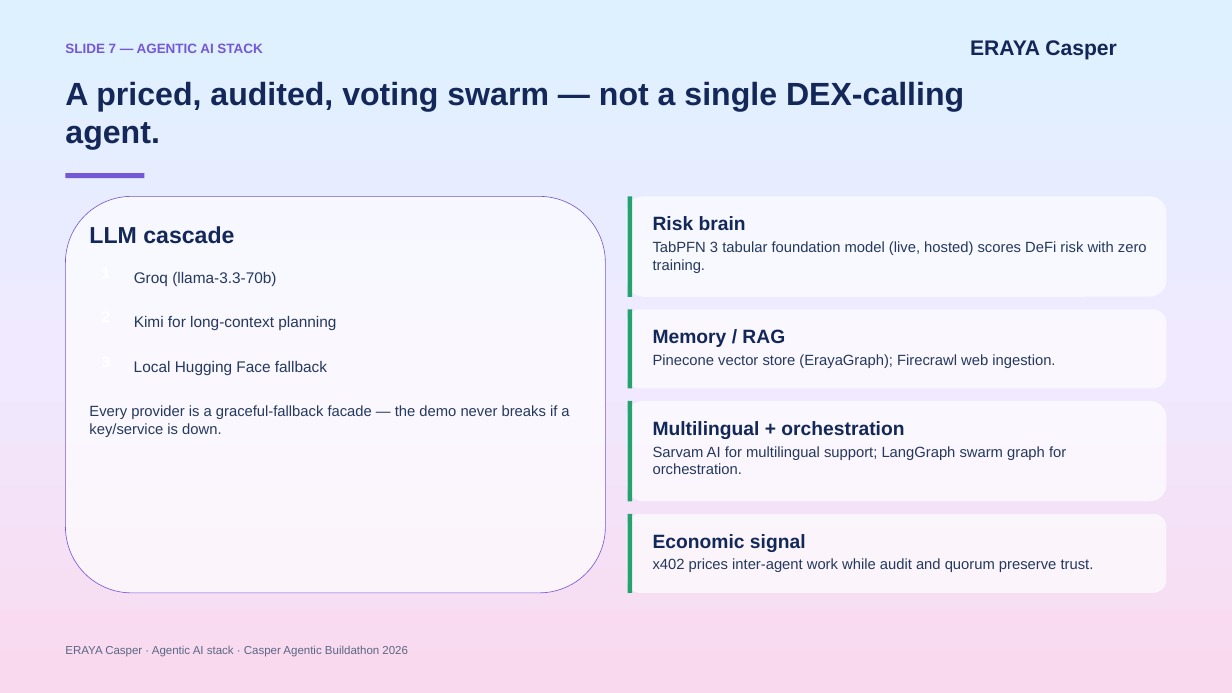
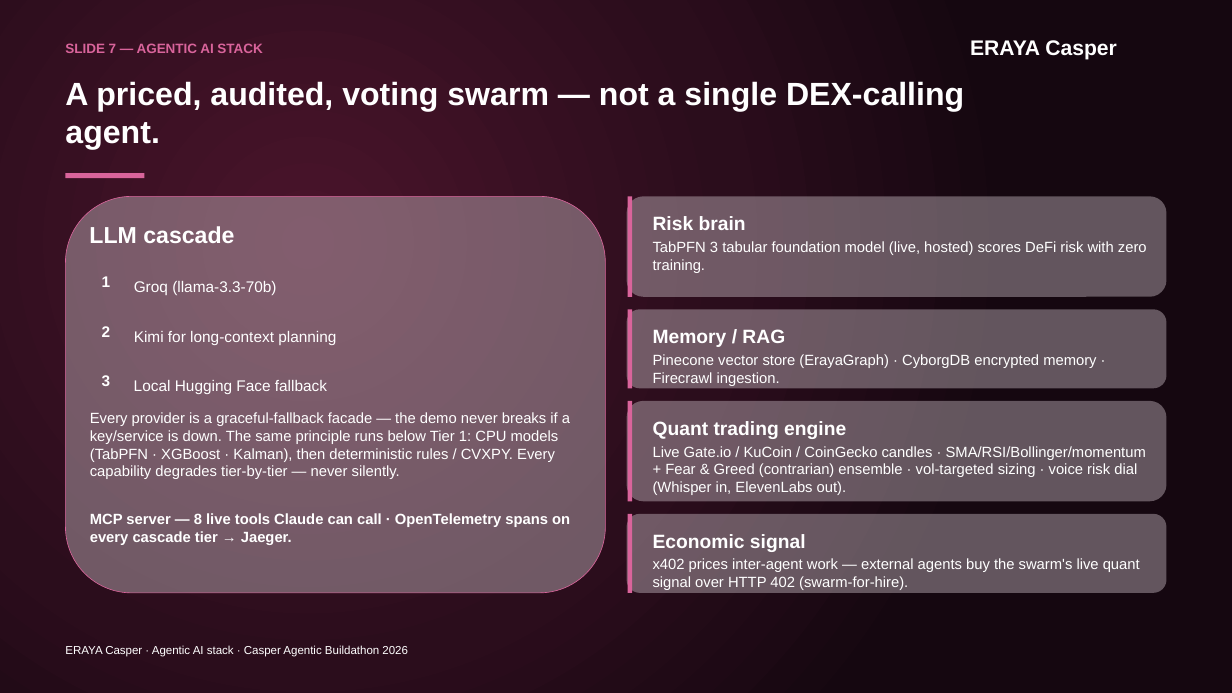
Before and after one commit to martian3062/eraya_microsoft, a slide deck: slide 7 of eraya.pptx. Drawn at 1232x693 pixels with LibreOffice and Linux fonts; fonts in the diff are those of the drawing. Boxes give left, top, right and bottom in pixels: in the first picture for what was removed or moved away, otherwise in the second. Text is boxed around its words. In the diff, an @@ line names an element or a change of style, - is before the commit and + after.

```diff
--- a/eraya.pptx
+++ b/eraya.pptx
@@ background gradient #DDF1FF to #F0E9FF to #F9D9EE to gradient #4A142B to #2B0D1C to #150710 @@
@@ text "SLIDE 7 — AGENTIC AI ..." at box(65, 43, 262, 53): text colour #7558D6 to #D9649B @@
@@ text "ERAYA Casper" at box(970, 40, 1117, 60): text colour #142657 to #FFFFFF @@
@@ rectangle at box(65, 173, 144, 178): fill #7558D6 to #D9649B @@
@@ rounded rectangle at box(65, 197, 606, 593): fill #FFFFFF at 68% opacity to #D8CCD3 at 40% opacity; outline #7558D6 0.75 pt to #D9649B 0.75 pt @@
@@ line (630, 197) - (630, 297): stroke #25A36F 5.25 pt to #D9649B 5.25 pt @@
@@ text added at box(102, 276, 111, 287), 18 pt, text #FFFFFF, bold @@
+1
@@ text "Groq (llama-3.3-70b)": place and size @@
-text "Groq (llama-3.3-70b)" at box(134, 272, 276, 286)
+text "Groq (llama-3.3-70b)" at box(134, 281, 276, 295)
@@ text added at box(102, 326, 111, 337), 18 pt, text #FFFFFF, bold @@
+2
@@ text "Kimi for long-context planning": place and size @@
-text "Kimi for long-context planning" at box(134, 316, 336, 330)
+text "Kimi for long-context planning" at box(134, 331, 336, 345)
@@ line (630, 309) - (630, 388): stroke #25A36F 5.25 pt to #D9649B 5.25 pt @@
@@ text at box(653, 354, 1096, 386): text changed; text colour #24395D to #FFFFFF @@
-Pinecone vector store (ErayaGraph); Firecrawl web ingestion.
+Pinecone vector store (ErayaGraph) · CyborgDB encrypted memory · Firecrawl ingestion.
@@ text added at box(102, 375, 111, 386), 18 pt, text #FFFFFF, bold @@
+3
@@ text colour #24395D to #FFFFFF in 4 elements at box(653, 241, 1147, 273), box(134, 281, 276, 295), box(134, 331, 336, 345), box(134, 380, 327, 394) @@
@@ text "Local Hugging Face fallback": place and size @@
-text "Local Hugging Face fallback" at box(134, 361, 327, 375)
+text "Local Hugging Face fallback" at box(134, 380, 327, 394)
@@ text at box(90, 412, 570, 479): text changed; text colour #24395D to #FFFFFF @@
-Every provider is a graceful-fallback facade — the demo never breaks if a key/service is down.
+Every provider is a graceful-fallback facade — the demo never breaks if a key/service is down. The same principle runs below Tier 1: CPU models (TabPFN · XGBoost · Kalman), then deterministic rules / CVXPY. Every capability degrades tier-by-tier — never silently.
@@ line (630, 401) - (630, 501): stroke #25A36F 5.25 pt to #D9649B 5.25 pt @@
@@ text at box(653, 421, 846, 439): text changed; text colour #132758 to #FFFFFF @@
-Multilingual + orchestration
+Quant trading engine
@@ text at box(653, 446, 1146, 495): text changed; text colour #24395D to #FFFFFF @@
-Sarvam AI for multilingual support; LangGraph swarm graph for orchestration.
+Live Gate.io / KuCoin / CoinGecko candles · SMA/RSI/Bollinger/momentum + Fear & Greed (contrarian) ensemble · vol-targeted sizing · voice risk dial (Whisper in, ElevenLabs out).
@@ text added at box(90, 513, 570, 545), 17.2 pt, text #FFFFFF, bold @@
+MCP server — 8 live tools Claude can call · OpenTelemetry spans on every cascade tier → Jaeger.
@@ fill #FFFFFF at 68% opacity to #D8CCD3 at 40% opacity in 4 elements at box(626, 197, 1167, 297), box(626, 309, 1167, 388), box(626, 401, 1167, 501), box(626, 514, 1167, 593) @@
@@ line (630, 514) - (630, 593): stroke #25A36F 5.25 pt to #D9649B 5.25 pt @@
@@ text colour #132758 to #FFFFFF in 5 elements at box(65, 81, 964, 150), box(89, 226, 234, 243), box(653, 216, 746, 230), box(653, 329, 785, 347), box(653, 534, 806, 552) @@
@@ text at box(653, 558, 1140, 590): text changed; text colour #24395D to #FFFFFF @@
-x402 prices inter-agent work while audit and quorum preserve trust.
+x402 prices inter-agent work — external agents buy the swarm's live quant signal over HTTP 402 (swarm-for-hire).
@@ text "ERAYA Casper · Agentic AI ..." at box(65, 645, 408, 657): text colour #5C6782 to #FFFFFF @@
```
Also in this commit, not shown: 11 other slides changed, 1 slide added, 1 slide removed, 28 other files.
